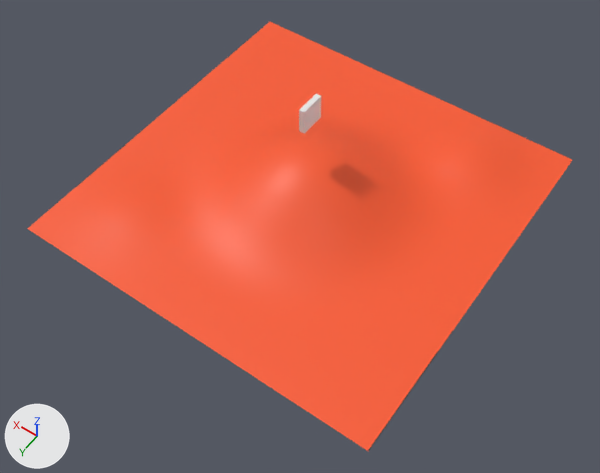
An edit to the Blender file assets/tile1/tiles_m.blend, drawn before and after from the same camera.
One viewpoint serves both versions: a camera (50 mm lens) standing at (-23.8, 34.6, 48.3) and looking at (-2.3, 4.4, 0.8). Every picture has the same lights, and +X, +Y and +Z are marked at lower left.

Names of what the first picture shows: 'Tile2'.
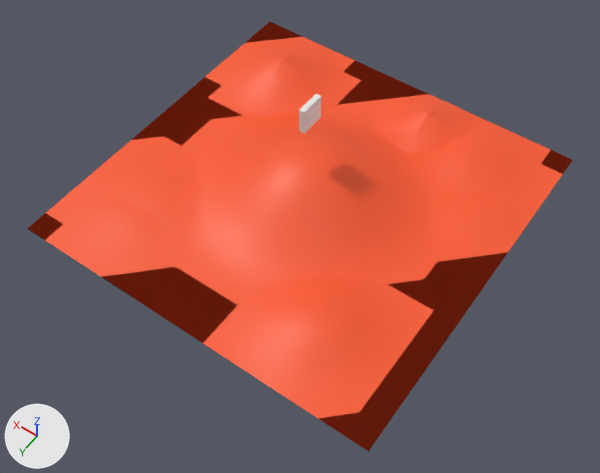
Edits to the scene script, one JSON object a line:
```json
{"op": "remove", "block": "ob_tile3", "code": "ob_tile3.hide_set(True)"}
```

Pixel boxes (x1, y1, x2, y2) of what changed, in the pictures (600 x 473 px):
```json
{"object": "Tile3", "change": "shown", "after": [27, 22, 572, 451], "on screen": "red"}
```
